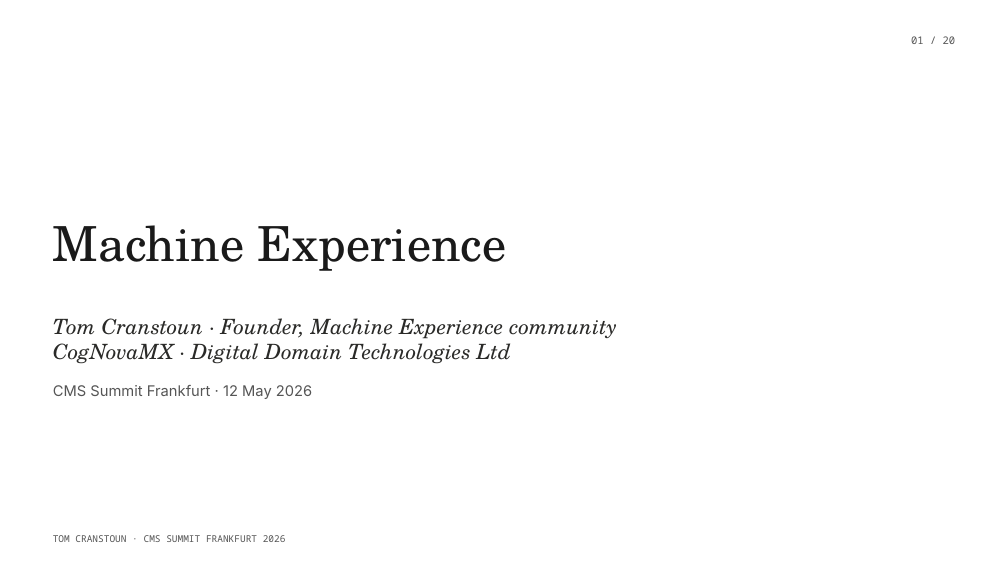
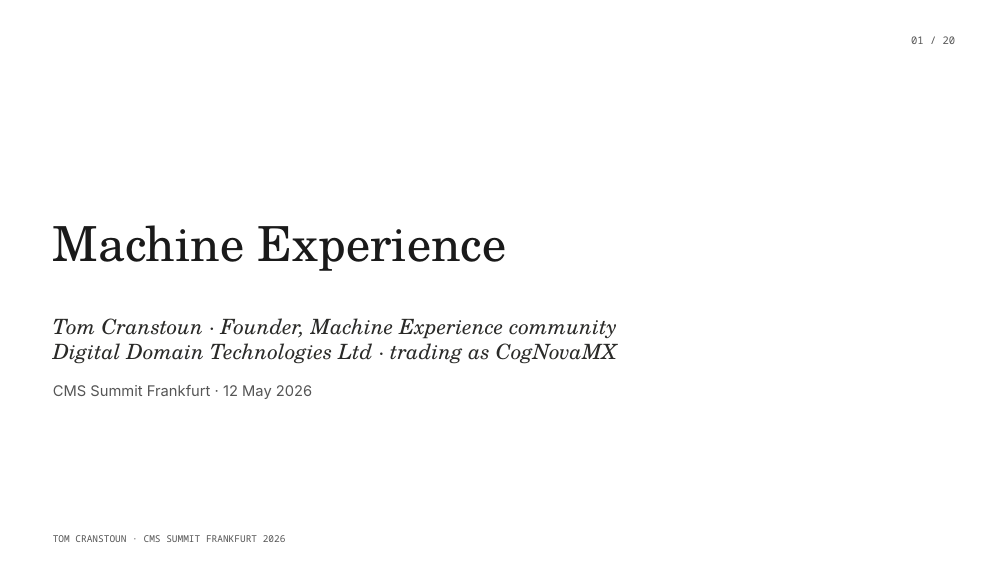
Before and after one commit to Digital-Domain-Technologies-Ltd/MX-outputs, a slide deck: slide 1 of pptx/presentations/frankfurt-talk.pptx. Drawn at 1008x567 pixels with LibreOffice and Linux fonts; fonts in the diff are those of the drawing. Boxes give left, top, right and bottom in pixels: in the first picture for what was removed or moved away, otherwise in the second. Text is boxed around its words. In the diff, an @@ line names an element or a change of style, - is before the commit and + after.

Commit message:
Regenerate frankfurt-talk.pptx with corrected slide 1 attribution
Picks up the trading-name fix in talk-deck.md slide 1
(Digital Domain Technologies Ltd · trading as CogNovaMX,
replacing the parallel-orgs reading). Built via
scripts/build-deck.py from the markdown source plus
frankfurt-design.pptx template plus scripts/lib/frankfurt_layouts.py.

20 slides rendered. The final contact-info footer (lines 352-354
of the source markdown) carries no <!-- layout: NAME --> hint and
was skipped by the engine; deck closes on slide 20 'Are you
prepared?'. Decide separately whether the contact footer should
be its own slide.

```diff
--- a/pptx/presentations/frankfurt-talk.pptx
+++ b/pptx/presentations/frankfurt-talk.pptx
@@ text at [53, 318, 617, 364]: text changed @@
-Tom Cranstoun · Founder, Machine Experience community
-CogNovaMX · Digital Domain Technologies Ltd
+Tom Cranstoun · Founder, Machine Experience community
+Digital Domain Technologies Ltd · trading as CogNovaMX
```
